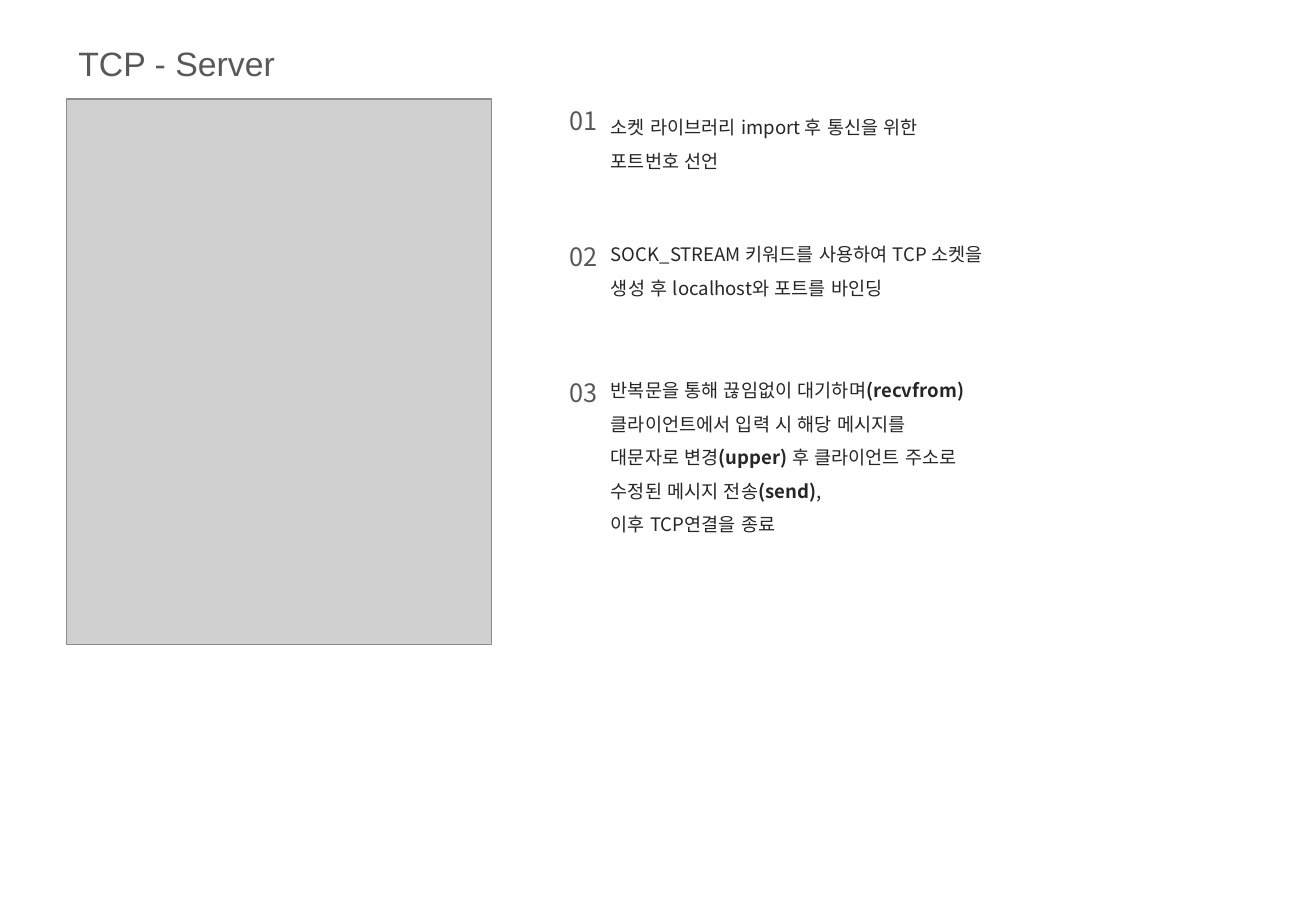
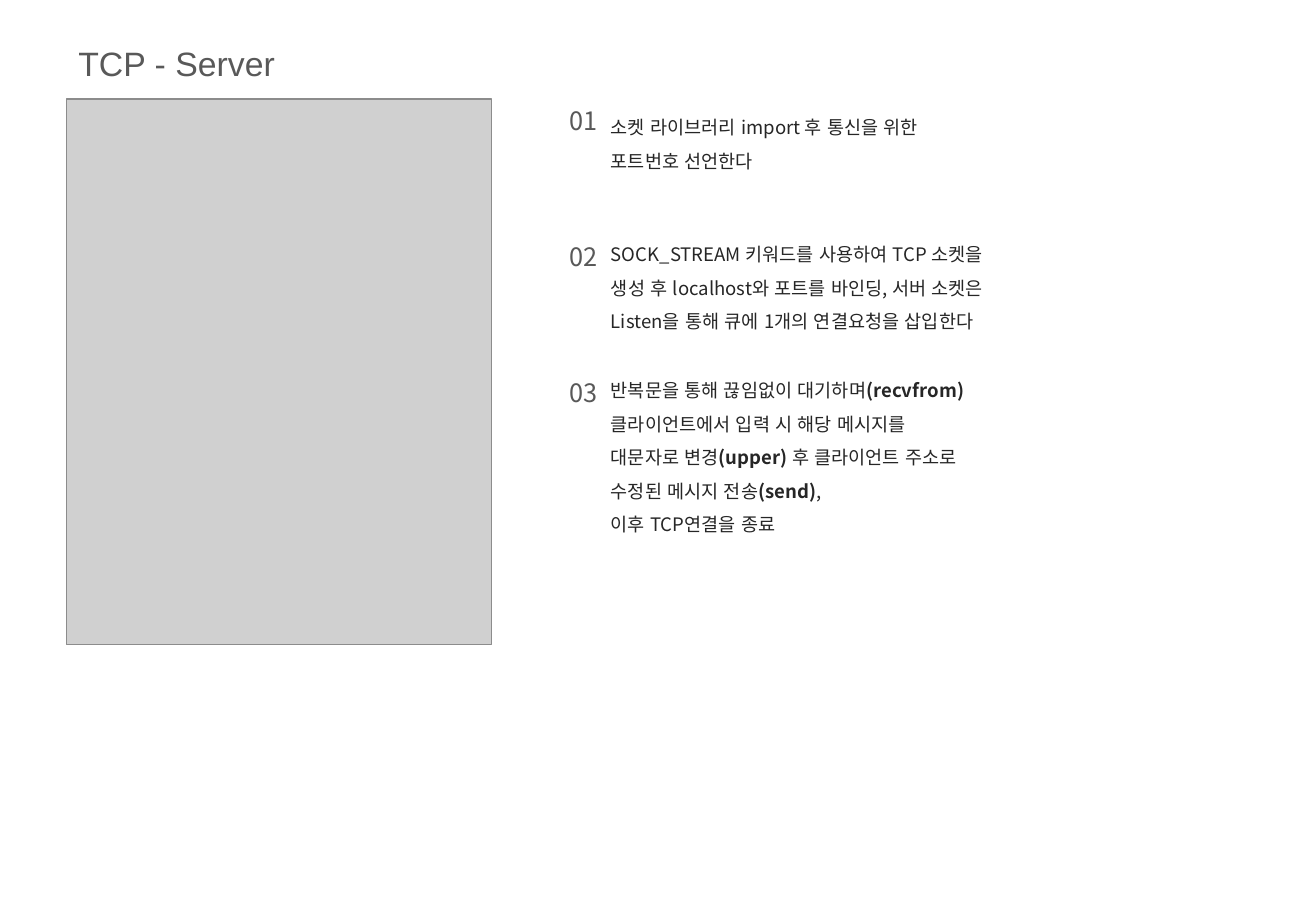
Before and after one commit to ingkoon/2020-s, a slide deck: slide 6 of ComputerNetwork/2-4/20151167 이인재 컴퓨터네트워크 2-4실습 과제(UDP, TCP).pptx. Drawn at 1316x911 pixels with LibreOffice and Linux fonts; fonts in the diff are those of the drawing; grey boxes stand for pictures; background and template pictures are left out. Boxes give left, top, right and bottom in pixels: in the first picture for what was removed or moved away, otherwise in the second. Text is boxed around its words. In the diff, an @@ line names an element or a change of style, - is before the commit and + after.

```diff
--- a/ComputerNetwork/2-4/20151167 이인재 컴퓨터네트워크 2-4실습 과제(UDP, TCP).pptx
+++ b/ComputerNetwork/2-4/20151167 이인재 컴퓨터네트워크 2-4실습 과제(UDP, TCP).pptx
@@ text at (x1=611, y1=152, x2=753, y2=170): text changed @@
-포트번호 선언
+포트번호 선언한다
@@ text at (x1=611, y1=245, x2=982, y2=330): text changed @@
-SOCK_STREAM 키워드를 사용하여 TCP 소켓을 생성 후 localhost와 포트를 바인딩
+SOCK_STREAM 키워드를 사용하여 TCP 소켓을 생성 후 localhost와 포트를 바인딩, 서버 소켓은
+Listen을 통해 큐에 1개의 연결요청을 삽입한다
```
Also in this commit, not shown: 2 other slides changed, 1 slide added.
